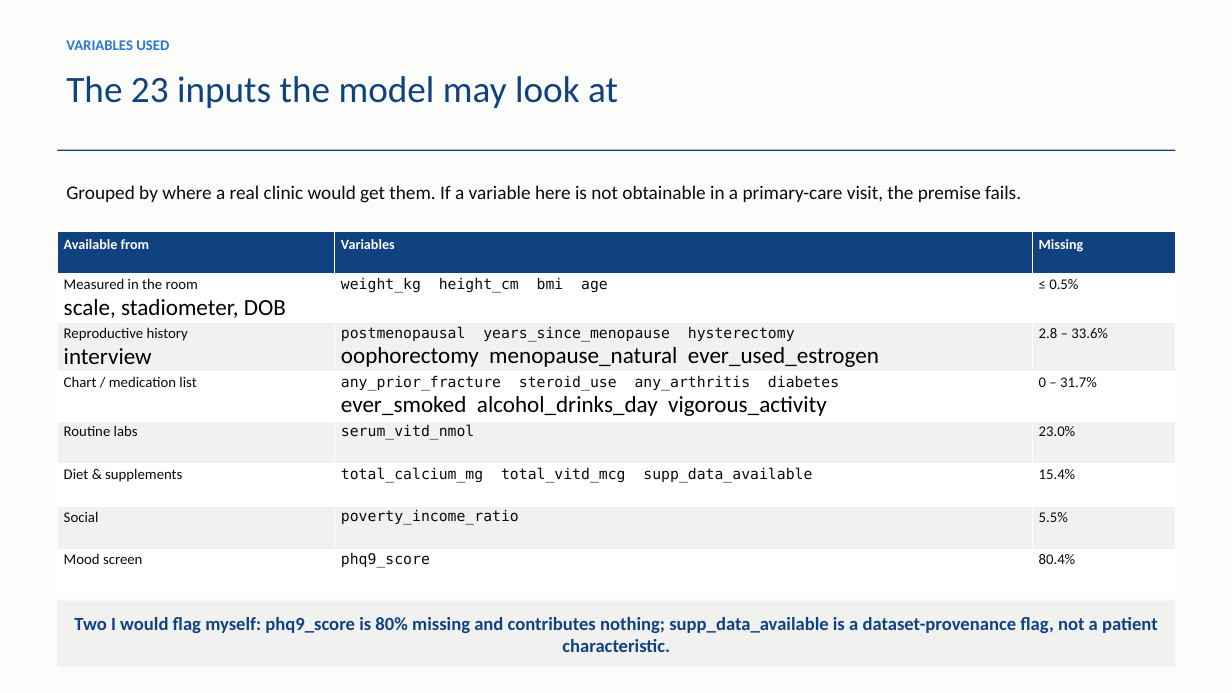
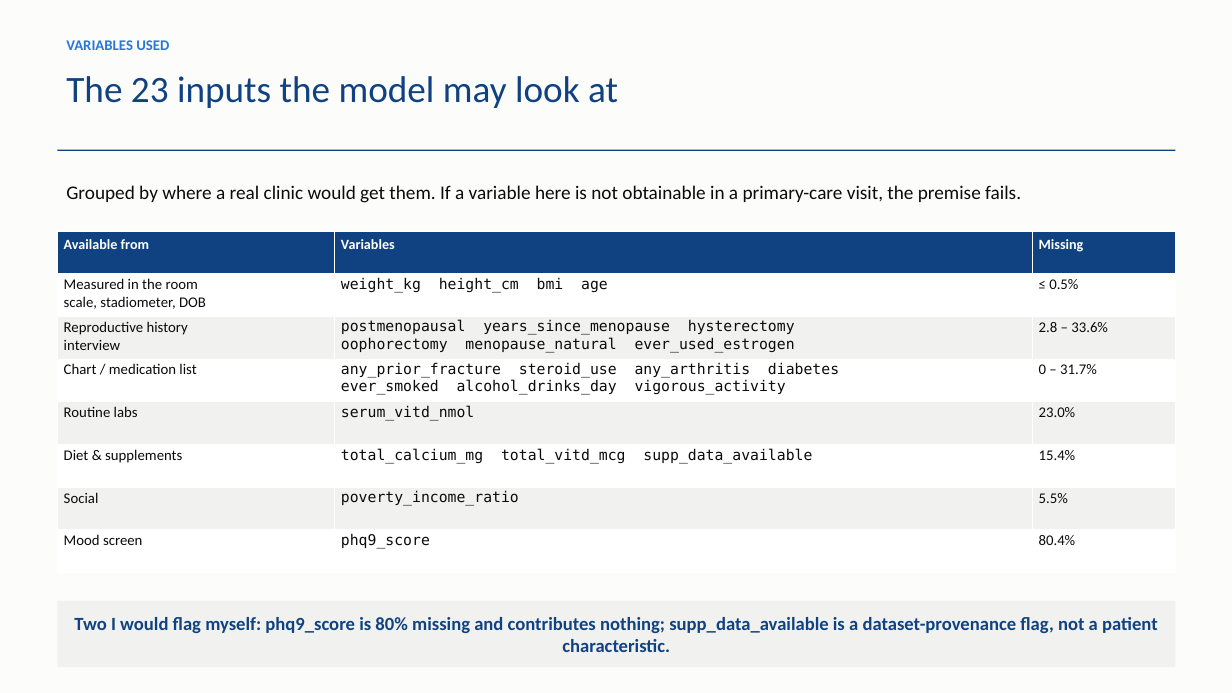
Before and after one commit to am12-dev/sf_26-27, a slide deck: slide 7 of Notes/Osteoporosis_ML_Specialist_Briefing.pptx. Drawn at 1232x693 pixels with LibreOffice and Linux fonts; fonts in the diff are those of the drawing. Boxes give left, top, right and bottom in pixels: in the first picture for what was removed or moved away, otherwise in the second. Text is boxed around its words. In the diff, an @@ line names an element or a change of style, - is before the commit and + after.

```diff
--- a/Notes/Osteoporosis_ML_Specialist_Briefing.pptx
+++ b/Notes/Osteoporosis_ML_Specialist_Briefing.pptx
@@ table at (57, 231, 1176, 573) @@
@@ size 18 to 11.5 pt, text colour #000000 to #0B0B0B in "scale, stadiometer, DOB", "interview", "oophorectomy menopause_natural ever_used_estrogen", "ever_smoked alcohol_drinks_day vigorous_activity" @@
@@ font Calibri to DejaVu Sans Mono in "oophorectomy menopause_natural ever_used_estrogen", "ever_smoked alcohol_drinks_day vigorous_activity" @@
```
Also in this commit, not shown: 2 other slides changed, 2 slides added, 5 other files.
